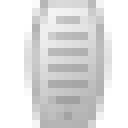
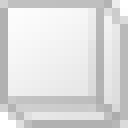
Revision of a layered 128px x 128px image; what changed, layer by layer:
added group "Erasor" (1st of 2) with 2 layers above "no" over left=8, top=0, right=120, bottom=128
added layer "Shape 10" (50%) in group "Erasor" over left=8, top=8, right=120, bottom=128
added layer "Erasor" (2nd of 2, in "Erasor") in group "Erasor" over left=8, top=0, right=120, bottom=120
hid group "Scroll" (2 layers) over left=32, top=0, right=104, bottom=128
